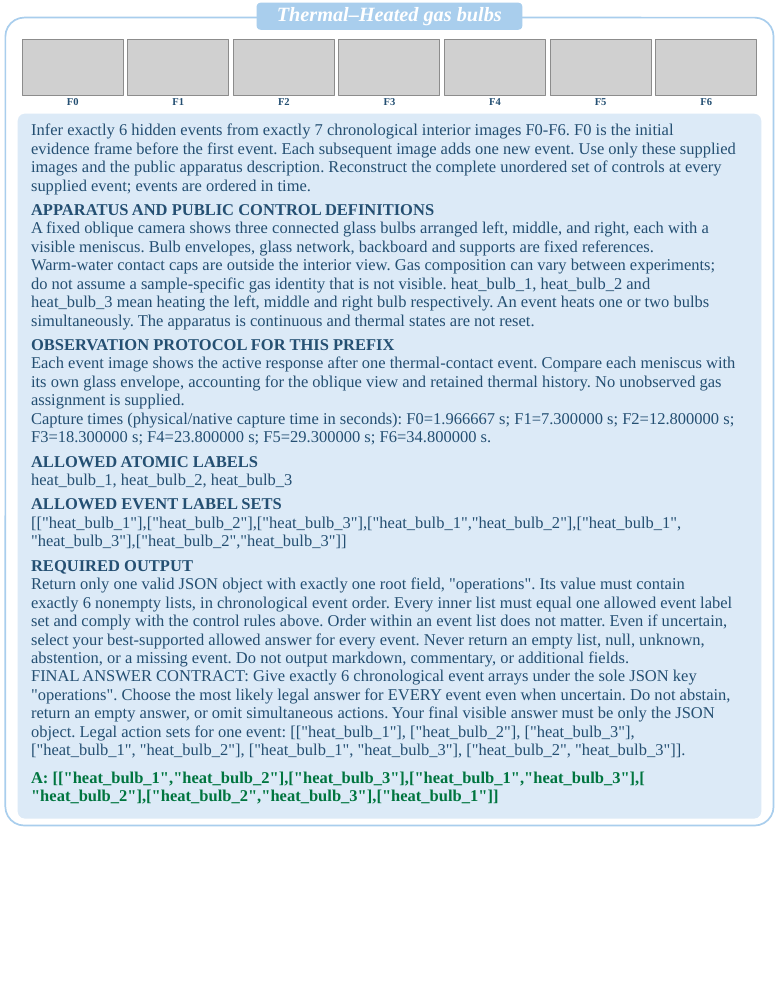
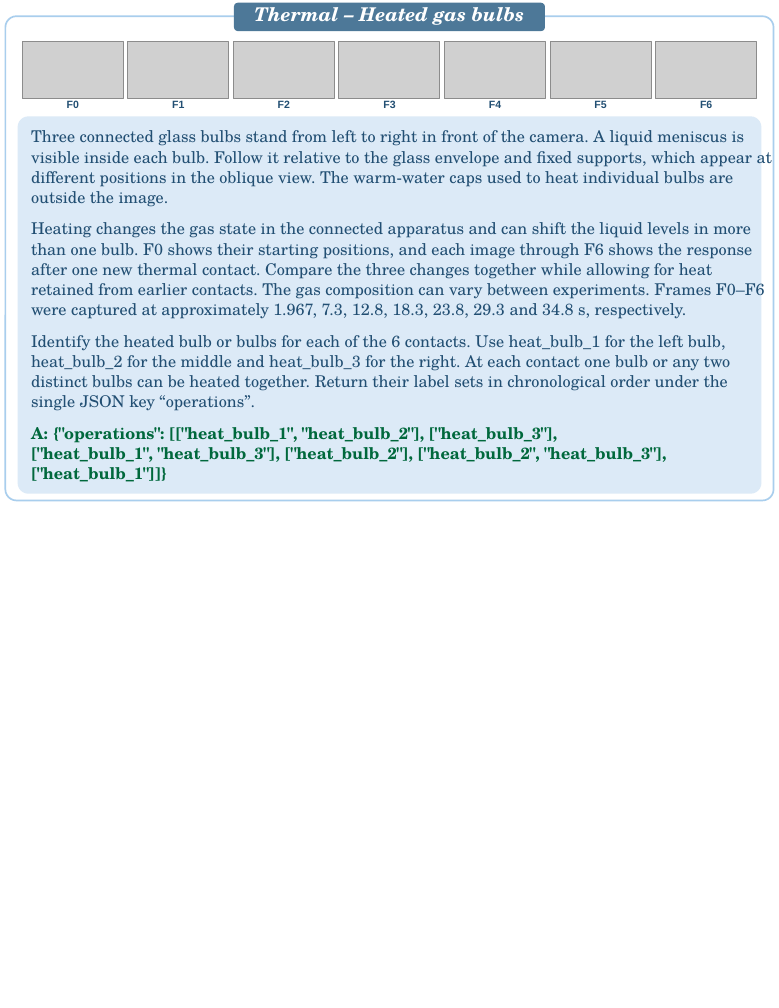
Before and after one commit to PIER-Lab/CaveBench, a slide deck: slide 7 of docs/assets/cases/CaveBench_Case_Studies.pptx. Drawn at 779x1008 pixels with LibreOffice and Linux fonts; fonts in the diff are those of the drawing; grey boxes stand for pictures. Boxes give left, top, right and bottom in pixels: in the first picture for what was removed or moved away, otherwise in the second. Text is boxed around its words. In the diff, an @@ line names an element or a change of style, - is before the commit and + after.

```diff
--- a/docs/assets/cases/CaveBench_Case_Studies.pptx
+++ b/docs/assets/cases/CaveBench_Case_Studies.pptx
@@ rounded rectangle: place and size @@
-rounded rectangle at [6,18,774,826]
+rounded rectangle at [6,17,774,501]
@@ rounded rectangle at [6,17,774,501]: proportions changed @@
@@ rounded rectangle: place and size @@
-rounded rectangle at [257,3,523,30]
+rounded rectangle at [234,3,544,31]
@@ rounded rectangle at [234,3,544,31]: fill #A9CEED to #4D7898; proportions changed @@
@@ text at [254,1,525,25]: text changed; size 15 to 14 pt; font Times New Roman to TeX Gyre Schola @@
-Thermal–Heated gas bulbs
+Thermal – Heated gas bulbs
@@ rounded rectangle at [18,116,761,494]: proportions changed @@
@@ rounded rectangle: place and size @@
-rounded rectangle at [18,114,761,819]
+rounded rectangle at [18,116,761,494]
@@ font Times New Roman to Arial, text colour #244F72 to #224F73 in 7 elements at [67,100,79,108], [172,100,184,108], [278,100,290,108], [383,100,395,108], [489,101,501,108], [594,100,606,108], [700,100,712,111] @@
@@ text at [31,130,752,207]: text changed; size 12.2 to 12 pt; font Times New Roman to TeX Gyre Schola; text colour #244F72 to #224F73 @@
-Infer exactly 6 hidden events from exactly 7 chronological interior images F0-F6. F0 is the initial
-evidence frame before the first event. Each subsequent image adds one new event. Use only these supplied
-images and the public apparatus description. Reconstruct the complete unordered set of controls at every
-supplied event; events are ordered in time.
+Three connected glass bulbs stand from left to right in front of the camera. A liquid meniscus is
+visible inside each bulb. Follow it relative to the glass envelope and fixed supports, which appear at
+different positions in the oblique view. The warm-water caps used to heat individual bulbs are
+outside the image.
@@ text at [31,222,765,319]: text changed; size 12.2 to 12 pt; font Times New Roman to TeX Gyre Schola; text colour #244F72 to #224F73; bold off @@
-APPARATUS AND PUBLIC CONTROL DEFINITIONS
+Heating changes the gas state in the connected apparatus and can shift the liquid levels in more
+than one bulb. F0 shows their starting positions, and each image through F6 shows the response
+after one new thermal contact. Compare the three changes together while allowing for heat
+retained from earlier contacts. The gas composition can vary between experiments. Frames F0–F6
+were captured at approximately 1.967, 7.3, 12.8, 18.3, 23.8, 29.3 and 34.8 s, respectively.
@@ text at [31,335,731,411]: text changed; size 12.2 to 12 pt; font Times New Roman to TeX Gyre Schola; text colour #244F72 to #224F73 @@
-A fixed oblique camera shows three connected glass bulbs arranged left, middle, and right, each with a
-visible meniscus. Bulb envelopes, glass network, backboard and supports are fixed references.
-Warm-water contact caps are outside the interior view. Gas composition can vary between experiments;
-do not assume a sample-specific gas identity that is not visible. heat_bulb_1, heat_bulb_2 and
-heat_bulb_3 mean heating the left, middle and right bulb respectively. An event heats one or two bulbs
-simultaneously. The apparatus is continuous and thermal states are not reset.
+Identify the heated bulb or bulbs for each of the 6 contacts. Use heat_bulb_1 for the left bulb,
+heat_bulb_2 for the middle and heat_bulb_3 for the right. At each contact one bulb or any two
+distinct bulbs can be heated together. Return their label sets in chronological order under the
+single JSON key “operations”.
@@ text removed at [31,339,394,350] @@
-OBSERVATION PROTOCOL FOR THIS PREFIX
@@ text removed at [31,356,735,409] @@
-Each event image shows the active response after one thermal-contact event. Compare each meniscus with
-its own glass envelope, accounting for the oblique view and retained thermal history. No unobserved gas
-assignment is supplied.
@@ text removed at [31,412,734,445] @@
-Capture times (physical/native capture time in seconds): F0=1.966667 s; F1=7.300000 s; F2=12.800000 s;
-F3=18.300000 s; F4=23.800000 s; F5=29.300000 s; F6=34.800000 s.
@@ text at [31,427,667,482]: text changed; size 12.2 to 12 pt; font Times New Roman to TeX Gyre Schola; text colour #244F72 to #00683C; bold on @@
-[["heat_bulb_1"],["heat_bulb_2"],["heat_bulb_3"],["heat_bulb_1","heat_bulb_2"],["heat_bulb_1",
-"heat_bulb_3"],["heat_bulb_2","heat_bulb_3"]]
+A: {"operations": [["heat_bulb_1", "heat_bulb_2"], ["heat_bulb_3"],
+["heat_bulb_1", "heat_bulb_3"], ["heat_bulb_2"], ["heat_bulb_2", "heat_bulb_3"],
+["heat_bulb_1"]]}
@@ text removed at [31,456,258,468] @@
-ALLOWED ATOMIC LABELS
@@ text removed at [31,473,293,488] @@
-heat_bulb_1, heat_bulb_2, heat_bulb_3
@@ text removed at [31,498,281,510] @@
-ALLOWED EVENT LABEL SETS
@@ text removed at [31,560,193,574] @@
-REQUIRED OUTPUT
@@ text removed at [31,577,732,667] @@
-Return only one valid JSON object with exactly one root field, "operations". Its value must contain
-exactly 6 nonempty lists, in chronological event order. Every inner list must equal one allowed event label
-set and comply with the control rules above. Order within an event list does not matter. Even if uncertain,
-select your best-supported allowed answer for every event. Never return an empty list, null, unknown,
-abstention, or a missing event. Do not output markdown, commentary, or additional fields.
@@ text removed at [31,669,731,758] @@
-FINAL ANSWER CONTRACT: Give exactly 6 chronological event arrays under the sole JSON key
-"operations". Choose the most likely legal answer for EVERY event even when uncertain. Do not abstain,
-return an empty answer, or omit simultaneous actions. Your final visible answer must be only the JSON
-object. Legal action sets for one event: [["heat_bulb_1"], ["heat_bulb_2"], ["heat_bulb_3"],
-["heat_bulb_1", "heat_bulb_2"], ["heat_bulb_1", "heat_bulb_3"], ["heat_bulb_2", "heat_bulb_3"]].
@@ text removed at [31,771,645,804] @@
-A: [["heat_bulb_1","heat_bulb_2"],["heat_bulb_3"],["heat_bulb_1","heat_bulb_3"],[
-"heat_bulb_2"],["heat_bulb_2","heat_bulb_3"],["heat_bulb_1"]]
```
Also in this commit, not shown: 20 other slides changed, 19 slides added, 19 slides removed.
